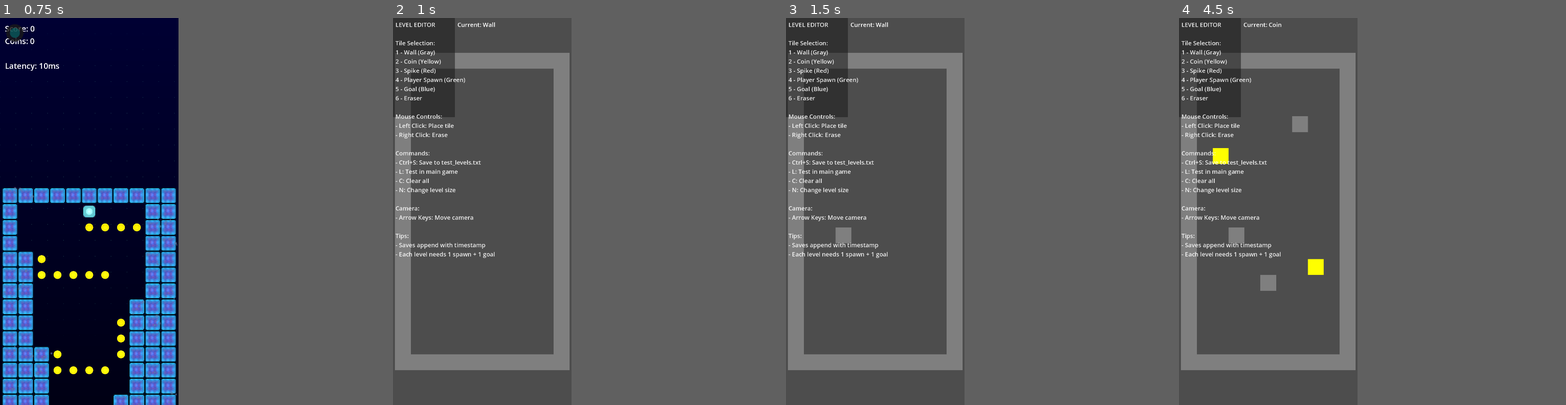
Above: before the commit, frames 1-4 (left to right).
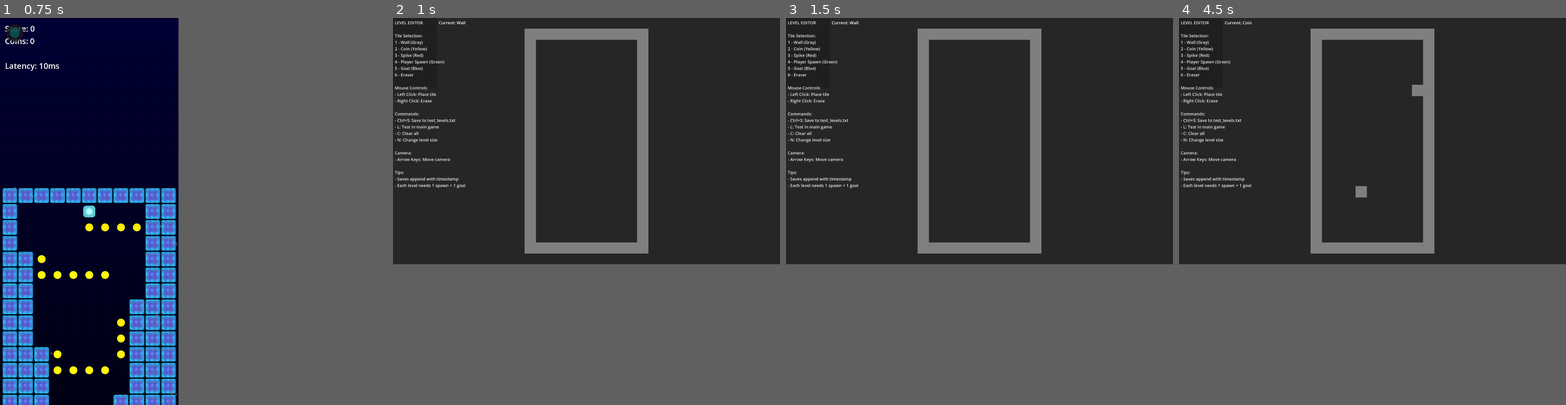
Above: after the commit, the same moments.

Repository: rubiconRiver/tomb-of-the-mask-clone
Game: Godot game, scene res://scenes/main.tscn
Two runs of this game, one before a commit and one after it. Both use one fixed random seed, a clock stepped at 60 frames per second and the inputs below.
Inputs (mouse positions are in pixels of both pictures, inside the frame that each line leads up to):
- Up to frame 1 (0.75 s): tap Enter at 0.5 s; move the mouse to (127, 192) at 0.52 s; hold Right (ui_right) from 0.53 s (still down); tap L at 0.6 s; click (127, 192) at 0.67 s
- Up to frame 2 (1 s): keep holding Right (ui_right); tap Space (ui_select) at 0.77, 0.8 s
- Up to frame 3 (1.5 s): tap Space (ui_select) at 1.07, 1.25 s; release Right (ui_right) at 1.25 s; drag from (840, 230) to (867, 288) at 1.27 s
- Up to frame 4 (4.5 s): tap Enter at 2, 3.5 s; move the mouse to (1287, 126) at 2.02 s; hold Right (ui_right) 2.03-2.75 s; tap L at 2.1 s; click (1287, 126) at 2.17 s; tap Space (ui_select) at 2.3, 2.75, 3.77, 3.8, 4.07, 4.25 s; drag from (1260, 288) to (1213, 153) at 2.77 s; move the mouse to (1322, 269) at 3.52 s; hold Left (ui_left) 3.53-4.25 s; tap 2 at 3.6 s; click (1322, 269) at 3.67 s; drag from (1213, 153) to (1240, 114) at 4.27 s
In our replay, in frame 2 the window is 369x800 before the commit and 800x509 after it. These sizes can differ from the game's own. Grey fills any space a smaller window leaves; there, only what the larger window draws over its background counts as a difference.

Frame 1 is identical in both runs. In frame 2, 33% of the frame differs, in the area x 0-66%, y 0-91%; in frame 3, 33%; in frame 4, 33%.

Commit message:
level editor updates

Diff:
--- a/scenes/level_editor/LevelEditorV2.tscn
+++ /dev/null
@@ -1,6 +0,0 @@
-[gd_scene load_steps=2 format=3 uid="uid://level-editor-v2"]
-
-[ext_resource type="Script" path="res://scripts/tools/LevelEditorV2.gd" id="1"]
-
-[node name="LevelEditorV2" type="Node2D"]
-script = ExtResource("1")
--- a/scripts/tools/LevelEditor.gd
+++ b/scripts/tools/LevelEditor.gd
@@ -35,14 +35,36 @@
 @onready var instructions_panel = $UI/Instructions
 
 func _ready():
+	# Override project's mobile viewport settings for level editor
+	get_window().content_scale_mode = Window.CONTENT_SCALE_MODE_DISABLED
+	get_window().content_scale_aspect = Window.CONTENT_SCALE_ASPECT_IGNORE
+
+	# MacBook Pro 14" has 3024x1964 resolution
+	# 80% would be roughly 2400x1570, but let's leave room for dock/menu bar
+	var editor_width = 2200
+	var editor_height = 1400
+
+	get_window().size = Vector2i(editor_width, editor_height)
+
 	# Set a good window size for level editing
 	if OS.has_feature("editor"):
 		# Running in editor
 		pass
 	else:
-		# Running standalone - set window size
-		get_window().size = Vector2i(1200, 800)
-		get_window().position = Vector2i(100, 100)
+		# Running standalone - set window size and center it
+		get_window().size = Vector2i(editor_width, editor_height)
+		# Center the window
+		var screen_size = DisplayServer.screen_get_size()
+		var window_pos = (screen_size - Vector2i(editor_width, editor_height)) / 2
+		get_window().position = window_pos
+
+	# Add a background to prevent black edges
+	var background = ColorRect.new()
+	background.color = Color(0.15, 0.15, 0.15)  # Dark gray background
+	background.size = Vector2(5000, 5000)  # Large enough to cover camera movement
+	background.position = Vector2(-1000, -1000)  # Center it
+	add_child(background)
+	move_child(background, 0)  # Put it behind everything
 
 	setup_tilemap()
 	setup_ui()
@@ -329,6 +351,11 @@
 	# Store level data in singleton
 	LevelEditorData.set_custom_level(level_data)
 
+	# Restore mobile viewport settings before switching to main game
+	get_window().content_scale_mode = Window.CONTENT_SCALE_MODE_VIEWPORT
+	get_window().content_scale_aspect = Window.CONTENT_SCALE_ASPECT_KEEP
+	get_window().size = Vector2i(720, 1560)
+
 	# Switch to main scene with custom level
 	var main_scene = preload("res://scenes/main.tscn")
 	get_tree().change_scene_to_packed(main_scene)
--- a/scripts/tools/LevelEditorV2.gd
+++ /dev/null
@@ -1,322 +0,0 @@
-extends Node2D
-class_name LevelEditorV2
-
-const GRID_SIZE = 64
-
-# Size presets
-const SIZE_PRESETS = {
-	"Small": Vector2i(11, 20),
-	"Medium": Vector2i(20, 40),
-	"Large": Vector2i(30, 60),
-	"Huge": Vector2i(50, 100)
-}
-
-enum TileType {
-	EMPTY = -1,
-	WALL = 0,
-	COIN = 1,
-	SPIKE = 2,
-	PLAYER_SPAWN = 3,
-	GOAL = 4
-}
-
-# Tile data for UI
-const TILE_DATA = {
-	TileType.WALL: {"name": "Wall", "color": Color(0.5, 0.5, 0.5), "icon": "▓"},
-	TileType.COIN: {"name": "Coin", "color": Color(1.0, 1.0, 0.0), "icon": "◉"},
-	TileType.SPIKE: {"name": "Spike", "color": Color(1.0, 0.2, 0.2), "icon": "▲"},
-	TileType.PLAYER_SPAWN: {"name": "Player", "color": Color(0.2, 1.0, 0.2), "icon": "P"},
-	TileType.GOAL: {"name": "Goal", "color": Color(0.2, 0.2, 1.0), "icon": "★"}
-}
-
-# Current state
-var level_size = SIZE_PRESETS["Small"]
-var current_tile_type = TileType.WALL
-var zoom_level = 1.0
-var is_panning = false
-var pan_start_pos = Vector2.ZERO
-
-# Nodes
-var tilemap: TileMap
-var cursor_preview: Node2D
-var camera: Camera2D
-var toolbar: Control
-var status_bar: Label
-var minimap: Control
-
-func _ready():
-	get_window().size = Vector2i(1400, 900)
-	get_window().position = Vector2i(100, 100)
-
-	setup_tilemap()
-	setup_camera()
-	setup_cursor_preview()
-	setup_ui()
-
-	clear_level()
-
-func setup_tilemap():
-	tilemap = TileMap.new()
-	tilemap.tile_set = create_tileset()
-	add_child(tilemap)
-
-func create_tileset() -> TileSet:
-	var tileset = TileSet.new()
-	tileset.tile_size = Vector2i(GRID_SIZE, GRID_SIZE)
-
-	var atlas_source = TileSetAtlasSource.new()
-
-	# Create texture with tiles
-	var image = Image.create(320, 64, false, Image.FORMAT_RGBA8)
-
-	# Draw each tile
-	for i in range(5):
-		var tile_type = i as TileType
-		var color = TILE_DATA[tile_type].color
-		var rect = Rect2i(i * 64, 0, 64, 64)
-
-		# Fill tile
-		image.fill_rect(rect, color)
-
-		# Add border
-		for x in range(64):
-			image.set_pixel(rect.position.x + x, rect.position.y, color * 0.7)
-			image.set_pixel(rect.position.x + x, rect.position.y + 63, color * 0.7)
-		for y in range(64):
-			image.set_pixel(rect.position.x, rect.position.y + y, color * 0.7)
-			image.set_pixel(rect.position.x + 63, rect.position.y + y, color * 0.7)
-
-	var texture = ImageTexture.create_from_image(image)
-	atlas_source.texture = texture
-	atlas_source.texture_region_size = Vector2i(64, 64)
-
-	for i in range(5):
-		atlas_source.create_tile(Vector2i(i, 0))
-
-	tileset.add_source(atlas_source, 0)
-	return tileset
-
-func setup_camera():
-	camera = Camera2D.new()
-	camera.position = Vector2(level_size.x * GRID_SIZE / 2, level_size.y * GRID_SIZE / 2)
-	add_child(camera)
-	camera.make_current()
-
-func setup_cursor_preview():
-	cursor_preview = Node2D.new()
-	add_child(cursor_preview)
-	cursor_preview.z_index = 10
-
-	# Create preview sprite
-	var preview_rect = ColorRect.new()
-	preview_rect.size = Vector2(GRID_SIZE, GRID_SIZE)
-	preview_rect.modulate = Color(1, 1, 1, 0.5)
-	preview_rect.position = -Vector2(GRID_SIZE/2, GRID_SIZE/2)
-	cursor_preview.add_child(preview_rect)
-
-	# Store reference
-	cursor_preview.set_meta("rect", preview_rect)
-
-func setup_ui():
-	# Create UI layer
-	var ui_layer = CanvasLayer.new()
-	add_child(ui_layer)
-
-	# Toolbar at top
-	toolbar = PanelContainer.new()
-	toolbar.size_flags_horizontal = Control.SIZE_EXPAND_FILL
-	toolbar.custom_minimum_size = Vector2(0, 80)
-	ui_layer.add_child(toolbar)
-
-	var toolbar_margin = MarginContainer.new()
-	toolbar_margin.add_theme_constant_override("margin_left", 10)
-	toolbar_margin.add_theme_constant_override("margin_right", 10)
-	toolbar_margin.add_theme_constant_override("margin_top", 10)
-	toolbar_margin.add_theme_constant_override("margin_bottom", 10)
-	toolbar.add_child(toolbar_margin)
-
-	var toolbar_hbox = HBoxContainer.new()
-	toolbar_hbox.add_theme_constant_override("separation", 20)
-	toolbar_margin.add_child(toolbar_hbox)
-
-	# Tile buttons
-	var tile_group = HBoxContainer.new()
-	tile_group.add_theme_constant_override("separation", 5)
-	toolbar_hbox.add_child(tile_group)
-
-	var button_group = ButtonGroup.new()
-
-	for tile_type in [TileType.WALL, TileType.COIN, TileType.SPIKE, TileType.PLAYER_SPAWN, TileType.GOAL]:
-		var btn = create_tile_button(tile_type, button_group)
-		tile_group.add_child(btn)
-		if tile_type == TileType.WALL:
-			btn.button_pressed = true
-
-	# Separator
-	toolbar_hbox.add_child(VSeparator.new())
-
-	# Tools
-	var tools_group = HBoxContainer.new()
-	tools_group.add_theme_constant_override("separation", 5)
-	toolbar_hbox.add_child(tools_group)
-
-	# Eraser button
-	var eraser_btn = Button.new()
-	eraser_btn.text = "🗑️ Eraser"
-	eraser_btn.toggle_mode = true
-	eraser_btn.button_group = button_group
-	eraser_btn.custom_minimum_size = Vector2(100, 60)
-	eraser_btn.pressed.connect(func(): current_tile_type = TileType.EMPTY; update_cursor_preview())
-	tools_group.add_child(eraser_btn)
-
-	# Clear button
-	var clear_btn = Button.new()
-	clear_btn.text = "🔄 Clear"
-	clear_btn.custom_minimum_size = Vector2(80, 60)
-	clear_btn.pressed.connect(clear_level)
-	tools_group.add_child(clear_btn)
-
-	# Size button
-	var size_btn = Button.new()
-	size_btn.text = "📐 Size"
-	size_btn.custom_minimum_size = Vector2(80, 60)
-	size_btn.pressed.connect(cycle_size)
-	tools_group.add_child(size_btn)
-
-	# Status bar at bottom
-	status_bar = Label.new()
-	status_bar.add_theme_font_size_override("font_size", 16)
-	status_bar.anchor_top = 1.0
-	status_bar.anchor_bottom = 1.0
-	status_bar.anchor_right = 1.0
-	status_bar.offset_top = -40
-	status_bar.add_theme_color_override("font_color", Color(0.8, 0.8, 0.8))
-	status_bar.add_theme_constant_override("margin_left", 10)
-
-	var status_bg = ColorRect.new()
-	status_bg.color = Color(0, 0, 0, 0.7)
-	status_bg.anchor_top = 1.0
-	status_bg.anchor_bottom = 1.0
-	status_bg.anchor_right = 1.0
-	status_bg.offset_top = -40
-	ui_layer.add_child(status_bg)
-	ui_layer.add_child(status_bar)
-
-func create_tile_button(tile_type: TileType, button_group: ButtonGroup) -> Button:
-	var data = TILE_DATA[tile_type]
-	var btn = Button.new()
-	btn.text = data.icon + " " + data.name
-	btn.toggle_mode = true
-	btn.button_group = button_group
-	btn.custom_minimum_size = Vector2(100, 60)
-	btn.add_theme_color_override("font_color", data.color)
-	btn.add_theme_color_override("font_pressed_color", data.color)
-	btn.add_theme_color_override("font_hover_color", data.color * 1.2)
-	btn.pressed.connect(func(): current_tile_type = tile_type; update_cursor_preview())
-	return btn
-
-func update_cursor_preview():
-	if current_tile_type == TileType.EMPTY:
-		cursor_preview.visible = false
-	else:
-		cursor_preview.visible = true
-		var rect = cursor_preview.get_meta("rect") as ColorRect
-		if current_tile_type in TILE_DATA:
-			rect.color = TILE_DATA[current_tile_type].color
-			rect.modulate = Color(1, 1, 1, 0.5)
-
-func _process(_delta):
-	# Update cursor preview position
-	var mouse_pos = get_global_mouse_position()
-	var grid_pos = world_to_grid(mouse_pos)
-	cursor_preview.position = Vector2(grid_pos.x * GRID_SIZE + GRID_SIZE/2, grid_pos.y * GRID_SIZE + GRID_SIZE/2)
-
-	# Update status bar
-	if is_valid_grid_position(grid_pos):
-		status_bar.text = " Position: (%d, %d) | Size: %dx%d | Zoom: %.1fx" % [grid_pos.x, grid_pos.y, level_size.x, level_size.y, zoom_level]
-	else:
-		status_bar.text = " Position: (out of bounds) | Size: %dx%d | Zoom: %.1fx" % [level_size.x, level_size.y, zoom_level]
-
-func _input(event):
-	# Mouse wheel zoom
-	if event is InputEventMouseButton:
-		if event.button_index == MOUSE_BUTTON_WHEEL_UP and event.pressed:
-			zoom_level = clamp(zoom_level * 1.1, 0.25, 4.0)
-			camera.zoom = Vector2(zoom_level, zoom_level)
-		elif event.button_index == MOUSE_BUTTON_WHEEL_DOWN and event.pressed:
-			zoom_level = clamp(zoom_level / 1.1, 0.25, 4.0)
-			camera.zoom = Vector2(zoom_level, zoom_level)
-
-	# Middle mouse pan
-	if event is InputEventMouseButton and event.button_index == MOUSE_BUTTON_MIDDLE:
-		is_panning = event.pressed
-		pan_start_pos = event.position
-
-	if event is InputEventMouseMotion and is_panning:
-		var delta = (event.position - pan_start_pos) / zoom_level
-		camera.position -= delta
-		pan_start_pos = event.position
-
-	# Tile placement
-	if event is InputEventMouseButton:
-		var grid_pos = world_to_grid(get_global_mouse_position())
-
-		if is_valid_grid_position(grid_pos) and event.pressed:
-			if event.button_index == MOUSE_BUTTON_LEFT:
-				place_tile(grid_pos, current_tile_type)
-			elif event.button_index == MOUSE_BUTTON_RIGHT:
-				place_tile(grid_pos, TileType.EMPTY)
-
-	# Keyboard shortcuts
-	if event is InputEventKey and event.pressed:
-		match event.keycode:
-			KEY_W, KEY_UP:
-				camera.position.y -= GRID_SIZE / zoom_level
-			KEY_S, KEY_DOWN:
-				camera.position.y += GRID_SIZE / zoom_level
-			KEY_A, KEY_LEFT:
-				camera.position.x -= GRID_SIZE / zoom_level
-			KEY_D, KEY_RIGHT:
-				camera.position.x += GRID_SIZE / zoom_level
-
-func world_to_grid(world_pos: Vector2) -> Vector2i:
-	return Vector2i(int(world_pos.x / GRID_SIZE), int(world_pos.y / GRID_SIZE))
-
-func is_valid_grid_position(grid_pos: Vector2i) -> bool:
-	return grid_pos.x >= 0 and grid_pos.x < level_size.x and grid_pos.y >= 0 and grid_pos.y < level_size.y
-
-func place_tile(grid_pos: Vector2i, tile_type: TileType):
-	if tile_type == TileType.EMPTY:
-		tilemap.set_cell(0, grid_pos, -1)
-	else:
-		tilemap.set_cell(0, grid_pos, 0, Vector2i(tile_type, 0))
-
-func clear_level():
-	# Clear all tiles
-	for y in range(level_size.y):
-		for x in range(level_size.x):
-			tilemap.set_cell(0, Vector2i(x, y), -1)
-
-	# Add border walls
-	for y in range(level_size.y):
-		for x in range(level_size.x):
-			if x == 0 or x == level_size.x - 1 or y == 0 or y == level_size.y - 1:
-				tilemap.set_cell(0, Vector2i(x, y), 0, Vector2i(TileType.WALL, 0))
-
-func cycle_size():
-	var preset_names = SIZE_PRESETS.keys()
-	var current_preset = "Small"
-
-	for preset_name in preset_names:
-		var size = SIZE_PRESETS[preset_name]
-		if size == level_size:
-			current_preset = preset_name
-			break
-
-	var current_index = preset_names.find(current_preset)
-	var next_index = (current_index + 1) % preset_names.size()
-	var next_preset = preset_names[next_index]
-
-	level_size = SIZE_PRESETS[next_preset]
-	clear_level()
-	camera.position = Vector2(level_size.x * GRID_SIZE / 2, level_size.y * GRID_SIZE / 2)
